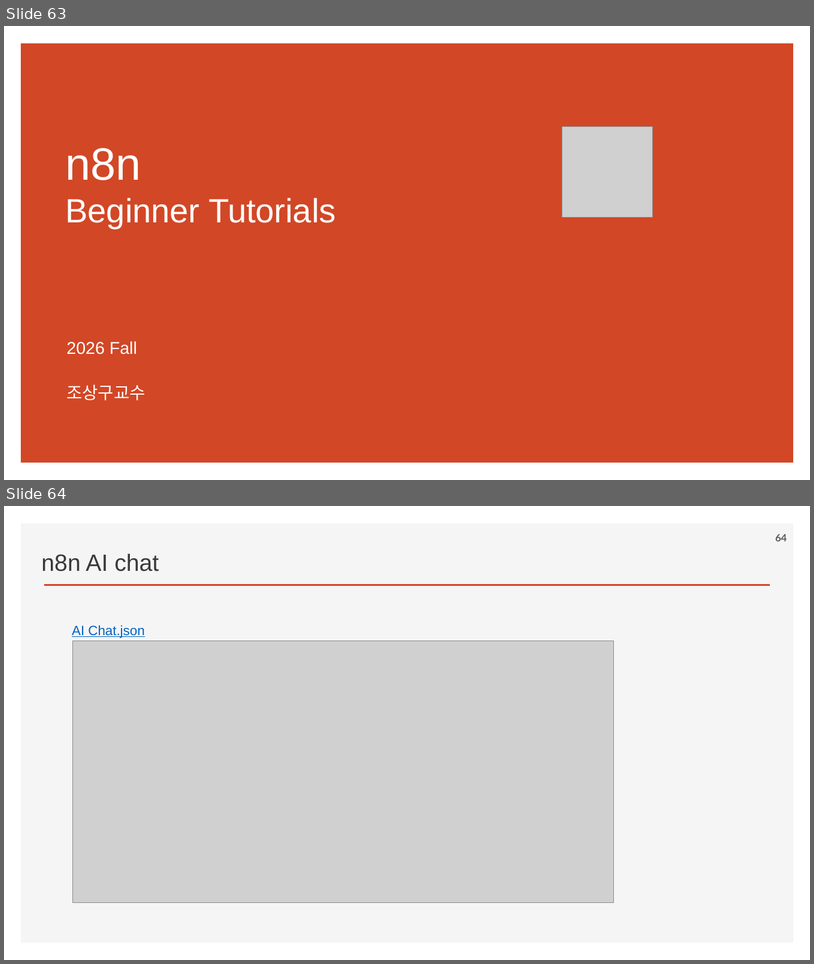
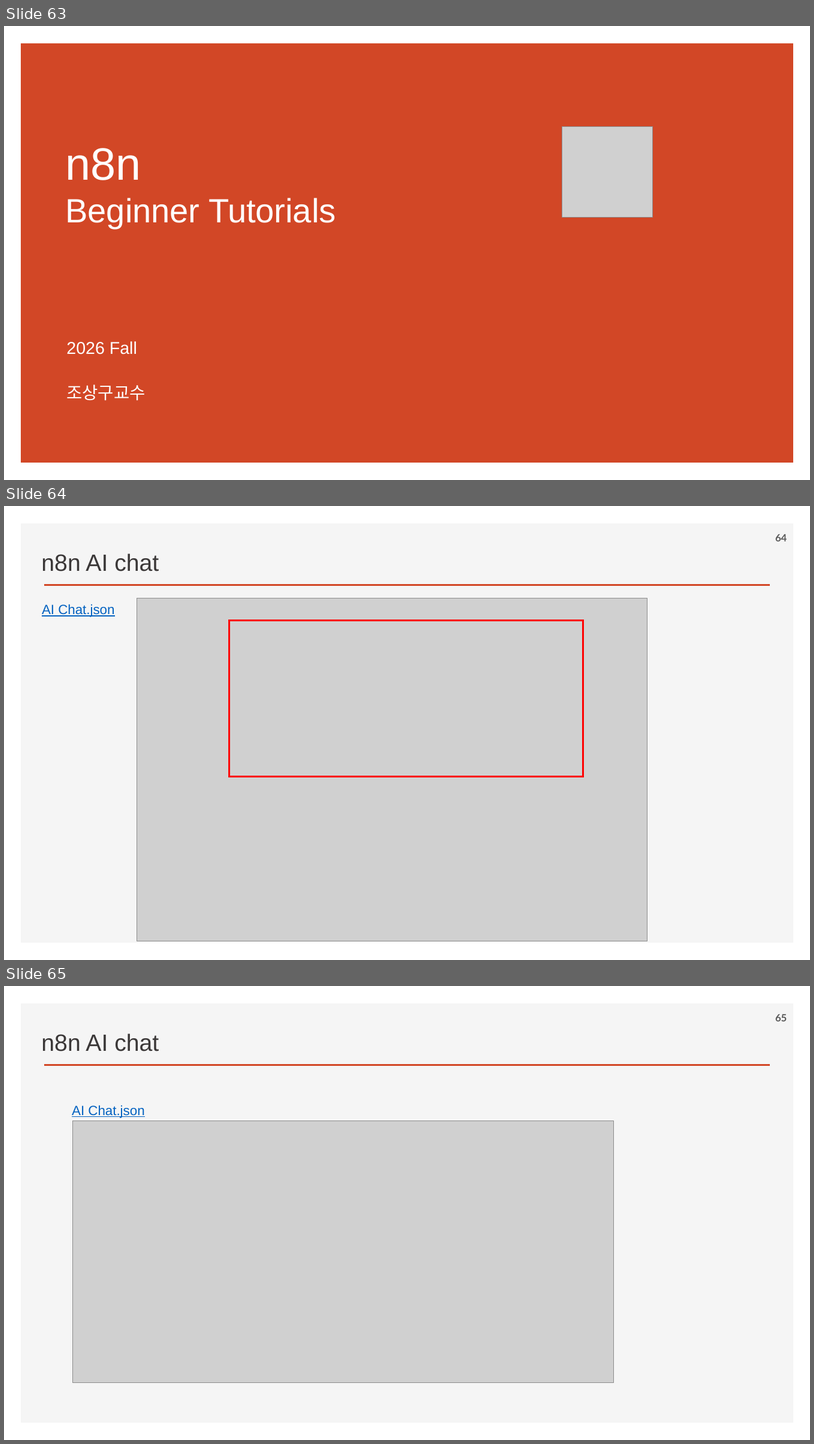
Before and after one commit to ancestor9/2026_Fall_AI-Workflow, a slide deck: PPTs/02_AI Workflow_n8n.pptx. Shown one above the other, each under a label of ours: slides 63 and 64 before the commit, slides 63, 64 and 65 after it. The pictures are 814x964 and 814x1444 pixels, drawn with LibreOffice and Linux fonts; fonts in the diff are those of the drawing; grey boxes stand for pictures; background and template pictures are left out. Boxes give left, top, right and bottom in pixels: in the first picture for what was removed or moved away, otherwise in the second. Text is boxed around its words. In the diff, an @@ line names an element or a change of style, - is before the commit and + after.

```diff
--- a/PPTs/02_AI Workflow_n8n.pptx
+++ b/PPTs/02_AI Workflow_n8n.pptx
@@ slide 64 added at bbox=[4, 506, 810, 960], background #FFFFFF; not listed: 2 template elements that a slide beside it also shows @@
@@ page number added at bbox=[776, 534, 787, 541], 12 pt, text #595959, bold @@
+64
@@ text added at bbox=[41, 553, 159, 571], 28 pt, text #3B3838 @@
+n8n AI chat
@@ text added at bbox=[42, 604, 114, 617], 16 pt, text #0563C1, underline @@
+AI Chat.json
@@ picture added at bbox=[137, 598, 648, 941] @@
@@ rectangle added at bbox=[230, 621, 584, 777], outline #FF0000 2.25 pt @@
@@ what was slide 64 is now slide 65 @@
@@ page number at bbox=[776, 1014, 787, 1021]: text changed @@
-64
+65
```
